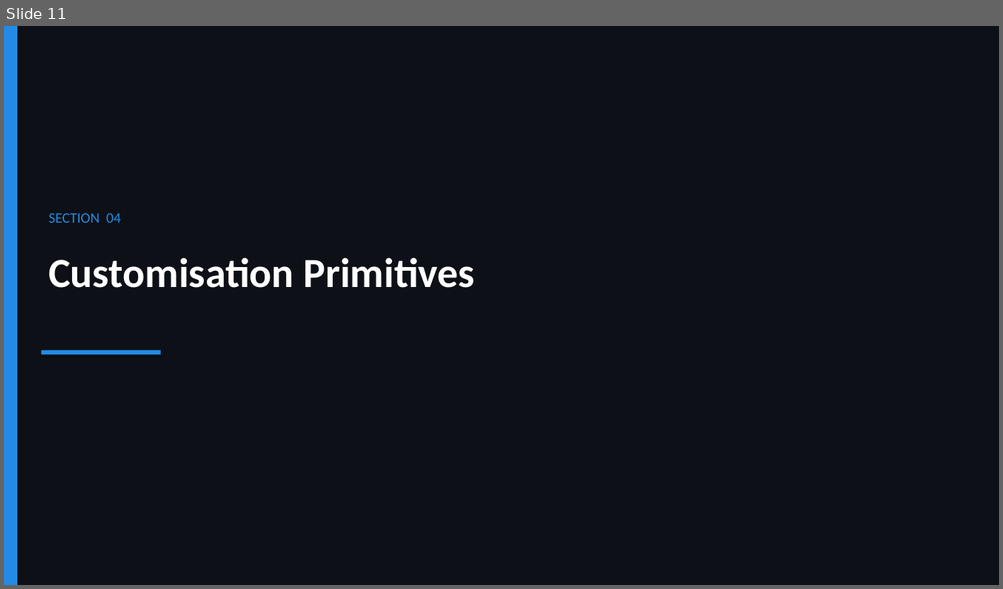
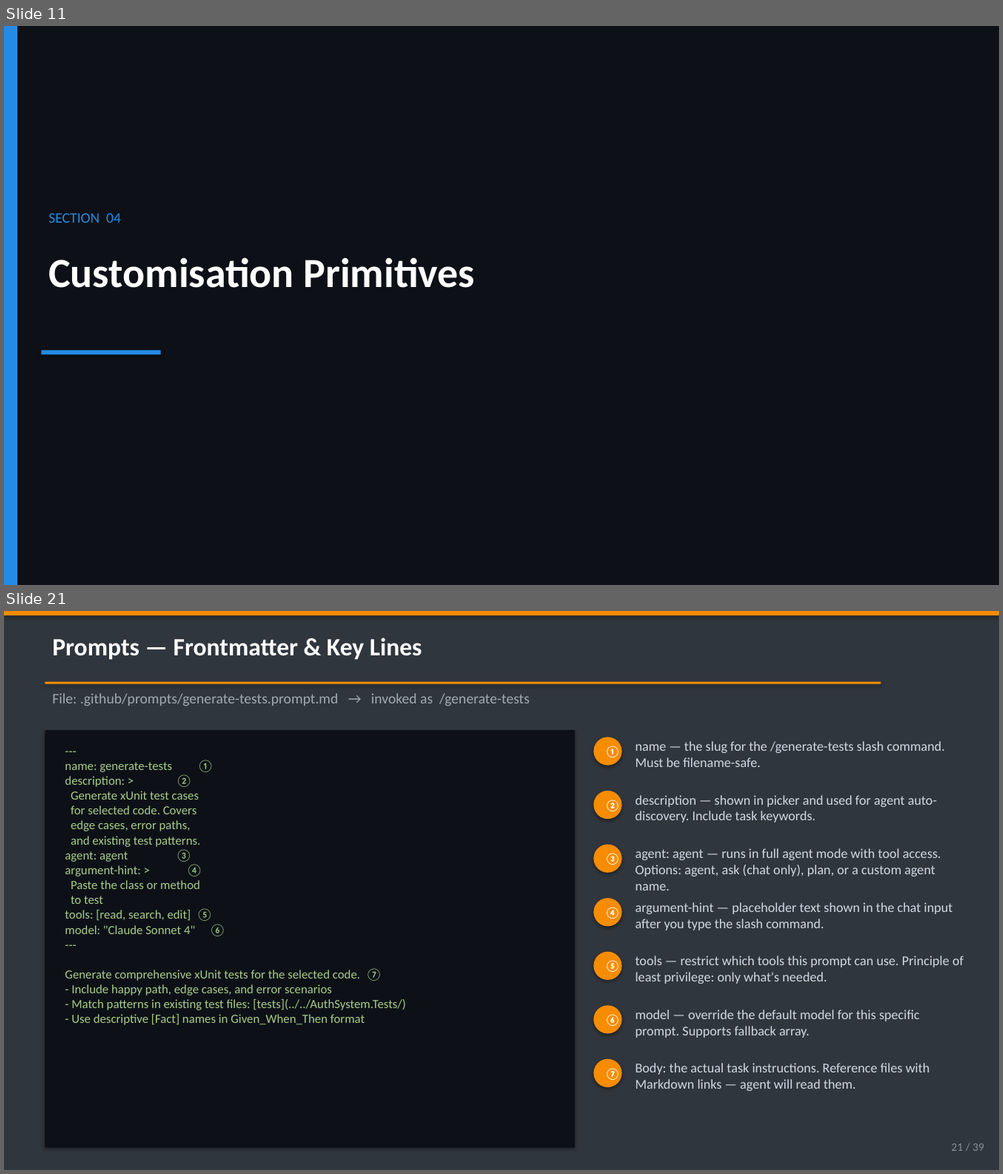
Before and after one commit to cyberkoolman/ghcp-poc-auth, a slide deck: docs/ghcp-getting-started.pptx. Shown one above the other, each under a label of ours: slide 11 before the commit, slides 11 and 21 after it; the slides between them are not shown. The pictures are 1003x589 and 1003x1174 pixels, drawn with LibreOffice and Linux fonts; fonts in the diff are those of the drawing. Boxes give left, top, right and bottom in pixels: in the first picture for what was removed or moved away, otherwise in the second. Text is boxed around its words. In the diff, an @@ line names an element or a change of style, - is before the commit and + after.

```diff
--- a/docs/ghcp-getting-started.pptx
+++ b/docs/ghcp-getting-started.pptx
@@ slide 21 added at box(4, 611, 999, 1170), background #30363D @@
@@ rectangle added at box(4, 611, 999, 615), fill #F78C00 @@
@@ text added at box(52, 638, 422, 660), 24 pt, text #FFFFFF, bold @@
+Prompts — Frontmatter & Key Lines
@@ rectangle added at box(45, 682, 881, 684), fill #F78C00 @@
@@ text added at box(52, 693, 529, 706), 14 pt, text #A0AAB4 @@
+File: .github/prompts/generate-tests.prompt.md → invoked as /generate-tests
@@ rectangle added at box(45, 730, 575, 1148), fill #0D1117 @@
@@ ellipse added at box(594, 737, 622, 766), fill #F78C00, 11 pt, text #FFFFFF, bold @@
+①
@@ text added at box(635, 741, 945, 767), 13 pt, text #D0D8E4 @@
+name — the slug for the /generate-tests slash command. Must be filename-safe.
@@ text added at box(65, 760, 405, 1025), 12 pt, text #A8CC88 @@
+---
+name: generate-tests ①
+description: > ②
+Generate xUnit test cases
+for selected code. Covers
+edge cases, error paths,
+and existing test patterns.
+agent: agent ③
+argument-hint: > ④
+Paste the class or method
+to test
+tools: [read, search, edit] ⑤
+model: "Claude Sonnet 4" ⑥
+---
+Generate comprehensive xUnit tests for the selected code. ⑦
+- Include happy path, edge cases, and error scenarios
+- Match patterns in existing test files: [tests](../../AuthSystem.Tests/)
+- Use descriptive [Fact] names in Given_When_Then format
@@ ellipse added at box(594, 791, 622, 819), fill #F78C00, 11 pt, text #FFFFFF, bold @@
+②
@@ text added at box(635, 795, 936, 823), 13 pt, text #D0D8E4 @@
+description — shown in picker and used for agent auto-discovery. Include task keywords.
@@ ellipse added at box(594, 845, 622, 873), fill #F78C00, 11 pt, text #FFFFFF, bold @@
+③
@@ text added at box(635, 849, 941, 891), 13 pt, text #D0D8E4 @@
+agent: agent — runs in full agent mode with tool access. Options: agent, ask (chat only), plan, or a custom agent name.
@@ ellipse added at box(594, 898, 622, 926), fill #F78C00, 11 pt, text #FFFFFF, bold @@
+④
@@ text added at box(635, 903, 953, 931), 13 pt, text #D0D8E4 @@
+argument-hint — placeholder text shown in the chat input after you type the slash command.
@@ ellipse added at box(594, 952, 622, 980), fill #F78C00, 11 pt, text #FFFFFF, bold @@
+⑤
@@ text added at box(635, 956, 963, 984), 13 pt, text #D0D8E4 @@
+tools — restrict which tools this prompt can use. Principle of least privilege: only what's needed.
@@ ellipse added at box(594, 1005, 622, 1034), fill #F78C00, 11 pt, text #FFFFFF, bold @@
+⑥
@@ text added at box(635, 1010, 919, 1038), 13 pt, text #D0D8E4 @@
+model — override the default model for this specific prompt. Supports fallback array.
@@ ellipse added at box(594, 1059, 622, 1088), fill #F78C00, 11 pt, text #FFFFFF, bold @@
+⑦
@@ text added at box(635, 1063, 930, 1091), 13 pt, text #D0D8E4 @@
+Body: the actual task instructions. Reference files with Markdown links — agent will read them.
@@ text added at box(951, 1144, 984, 1151), 11 pt, text #88929A @@
+21 / 39
```
Also in this commit, not shown: 14 slides changed, 19 other slides added, 1 other file.
